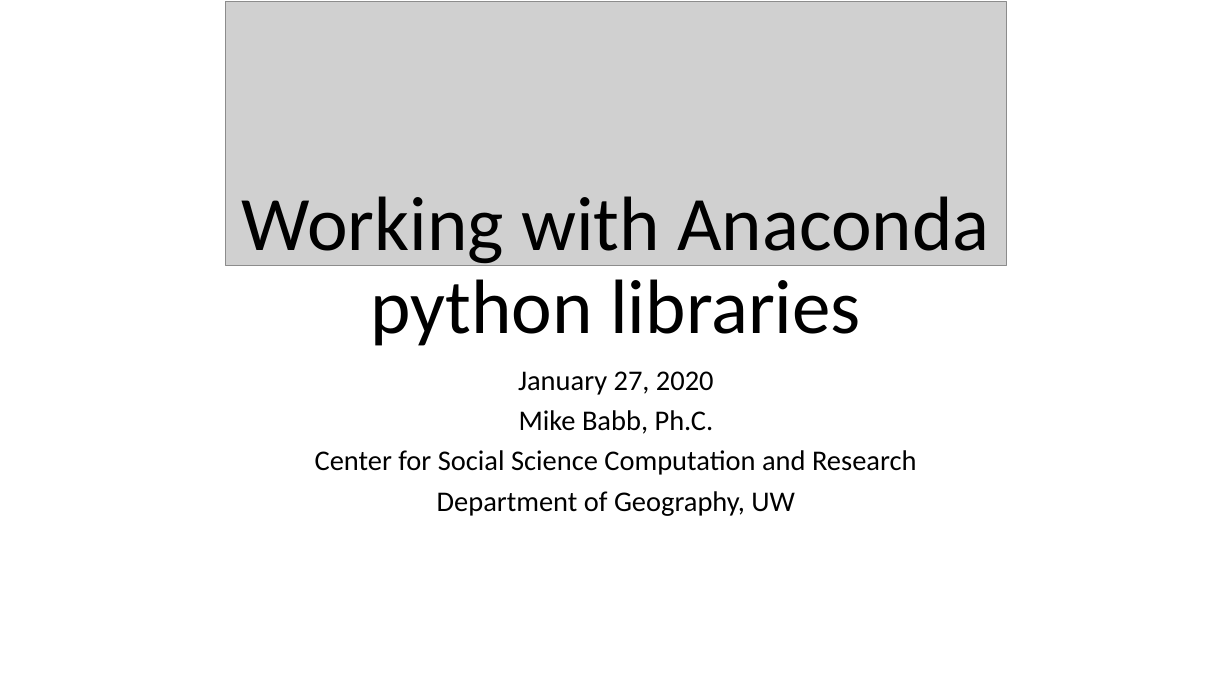
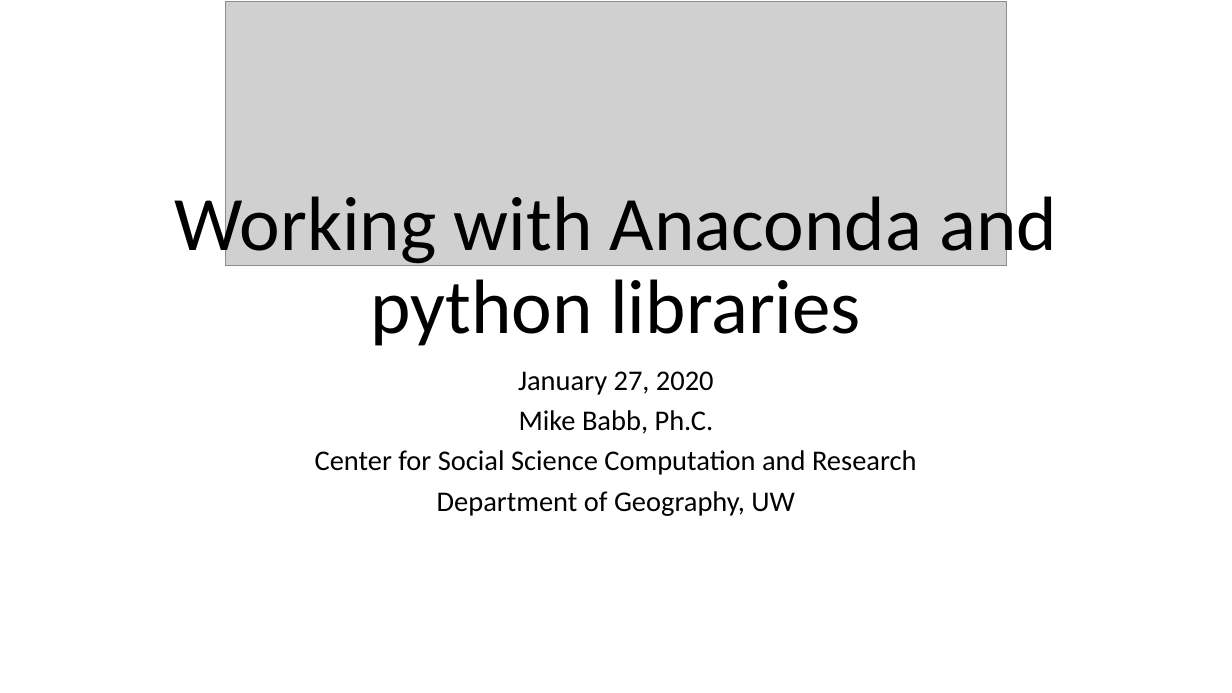
Before and after one commit to mike-babb/intro_to_python, a slide deck: slide 1 of Installing Anaconda and Geopandas.pptx. Drawn at 1232x693 pixels with LibreOffice and Linux fonts; fonts in the diff are those of the drawing; grey boxes stand for pictures. Boxes give left, top, right and bottom in pixels: in the first picture for what was removed or moved away, otherwise in the second. Text is boxed around its words. In the diff, an @@ line names an element or a change of style, - is before the commit and + after.

```diff
--- a/Installing Anaconda and Geopandas.pptx
+++ b/Installing Anaconda and Geopandas.pptx
@@ title at (174,186,1057,346): text changed @@
-Working with Anaconda python libraries
+Working with Anaconda and python libraries
```
Also in this commit, not shown: 1 other slide changed, 36 other files.
